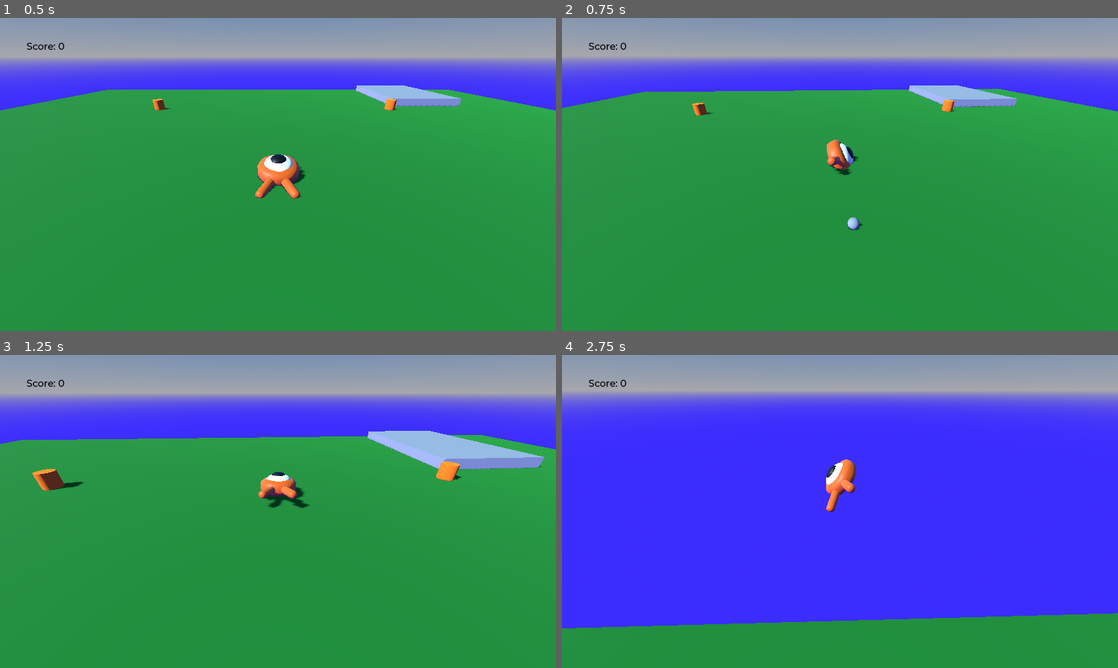
Above: before the commit, frames 1-4 (two rows, left to right).
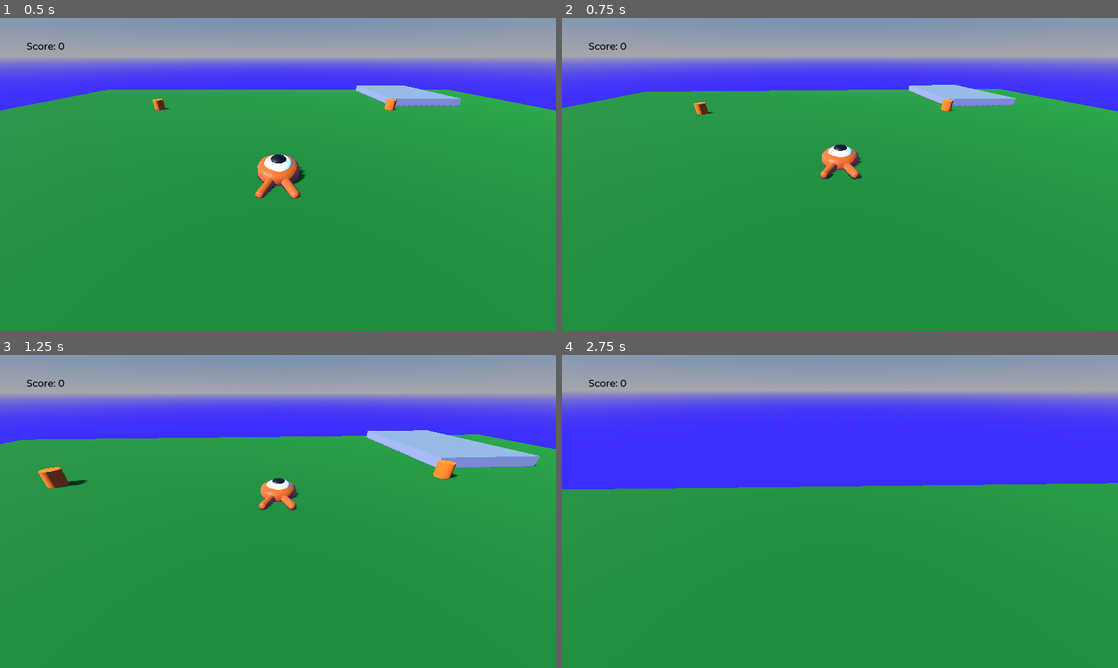
Above: after the commit, the same moments.

Repository: Soarex/Project-3DP
Game: Godot game, scene res://scenes/main.tscn
The game is run twice, just before and just after one commit, with the same random seed, the same clock (stepped at 60 frames per second) and the same inputs.
Inputs (mouse positions are in pixels of both pictures, inside the frame that each line leads up to):
- Up to frame 1 (0.5 s): no input
- Up to frame 2 (0.75 s): tap Enter (ui_accept) at 0.5 s; move the mouse to (867, 174) at 0.52 s; hold Up (move_forward) from 0.53 s (still down); hold Shift (sprint) from 0.53 s (still down); tap E (attack) at 0.6 s
- Up to frame 3 (1.25 s): keep holding Up (move_forward); keep holding Shift (sprint); tap Space (jump) at 0.77, 1.07 s
- Up to frame 4 (2.75 s): keep holding Up (move_forward); move the mouse to (812, 511) at 1.27 s; release Shift (sprint) at 1.28 s; tap Shift (sprint) at 1.35 s; tap Space (jump) at 1.52, 1.55, 1.82, 2.1 s; move the mouse to (851, 505) at 2.02 s; tap E (attack) at 2.3 s

Frame 1 is identical in both runs. In frame 2, 0.9% of the frame differs, in the area x 3-100%, y 21-68%; in frame 3, 1.4%; in frame 4, 43%, in the area x 0-100%, y 33-88%.

Commit message:
Split character inputs from movement logic

Diff:
--- a/scenes/player.tscn
+++ b/scenes/player.tscn
@@ -9,6 +9,7 @@
 [ext_resource type="Script" path="res://scripts/player/fall_state.gd" id="6_x7imq"]
 [ext_resource type="Script" path="res://scripts/player/jump_state.gd" id="7_3u15a"]
 [ext_resource type="Script" path="res://scripts/player/attack_state.gd" id="9_iyvyw"]
+[ext_resource type="Script" path="res://scripts/player/player_character_input.gd" id="10_mf0wt"]
 
 [sub_resource type="ParticleProcessMaterial" id="ParticleProcessMaterial_mmxqr"]
 emission_shape = 6
@@ -64,6 +65,49 @@
 "values": [Vector3(0, 0, 0)]
 }
 
+[sub_resource type="Animation" id="Animation_jjy1s"]
+resource_name = "attack"
+length = 0.6
+loop_mode = 1
+tracks/0/type = "value"
+tracks/0/imported = false
+tracks/0/enabled = true
+tracks/0/path = NodePath("Pivot/Character:position")
+tracks/0/interp = 1
+tracks/0/loop_wrap = true
+tracks/0/keys = {
+"times": PackedFloat32Array(0, 0.3, 0.599302),
+"transitions": PackedFloat32Array(3.36358, 1, 0.129408),
+"update": 0,
+"values": [Vector3(0, 0, 0), Vector3(0, 0.5, 0), Vector3(0, 0, 0)]
+}
+tracks/1/type = "value"
+tracks/1/imported = false
+tracks/1/enabled = true
+tracks/1/path = NodePath("Pivot/Character:rotation")
+tracks/1/interp = 1
+tracks/1/loop_wrap = true
+tracks/1/keys = {
+"times": PackedFloat32Array(0, 0.1, 0.2, 0.3, 0.402834, 0.5, 0.6),
+"transitions": PackedFloat32Array(0.241484, 1, 1, 1, 1, 1, 1),
+"update": 0,
+"values": [Vector3(0, 0, 0), Vector3(0, 0, 6.28319), Vector3(0, 0, 0), Vector3(0, 0, 6.28319), Vector3(0, 0, 0), Vector3(0, 0, 6.28319), Vector3(0, 0, 0)]
+}
+tracks/2/type = "method"
+tracks/2/imported = false
+tracks/2/enabled = true
+tracks/2/path = NodePath("StateMachine/Attack")
+tracks/2/interp = 1
+tracks/2/loop_wrap = true
+tracks/2/keys = {
+"times": PackedFloat32Array(0.6),
+"transitions": PackedFloat32Array(1),
+"values": [{
+"args": [],
+"method": &"_on_attack_end"
+}]
+}
+
 [sub_resource type="Animation" id="Animation_y1jg1"]
 resource_name = "float"
 length = 1.2
@@ -93,49 +137,6 @@
 "values": [Vector3(0, 0, 0), Vector3(0.139626, 0, 0), Vector3(-0.15708, 0, 0)]
 }
 
-[sub_resource type="Animation" id="Animation_jjy1s"]
-resource_name = "attack"
-length = 0.6
-loop_mode = 1
-tracks/0/type = "value"
-tracks/0/imported = false
-tracks/0/enabled = true
-tracks/0/path = NodePath("Pivot/Character:position")
-tracks/0/interp = 1
-tracks/0/loop_wrap = true
-tracks/0/keys = {
-"times": PackedFloat32Array(0, 0.3, 0.599302),
-"transitions": PackedFloat32Array(3.36358, 1, 0.129408),
-"update": 0,
-"values": [Vector3(0, 0, 0), Vector3(0, 0.5, 0), Vector3(0, 0, 0)]
-}
-tracks/1/type = "value"
-tracks/1/imported = false
-tracks/1/enabled = true
-tracks/1/path = NodePath("Pivot/Character:rotation")
-tracks/1/interp = 1
-tracks/1/loop_wrap = true
-tracks/1/keys = {
-"times": PackedFloat32Array(0, 0.1, 0.2, 0.3, 0.402834, 0.5, 0.6),
-"transitions": PackedFloat32Array(0.241484, 1, 1, 1, 1, 1, 1),
-"update": 0,
-"values": [Vector3(0, 0, 0), Vector3(0, 0, 6.28319), Vector3(0, 0, 0), Vector3(0, 0, 6.28319), Vector3(0, 0, 0), Vector3(0, 0, 6.28319), Vector3(0, 0, 0)]
-}
-tracks/2/type = "method"
-tracks/2/imported = false
-tracks/2/enabled = true
-tracks/2/path = NodePath("StateMachine/Attack")
-tracks/2/interp = 1
-tracks/2/loop_wrap = true
-tracks/2/keys = {
-"times": PackedFloat32Array(0.6),
-"transitions": PackedFloat32Array(1),
-"values": [{
-"args": [],
-"method": &"_on_attack_end"
-}]
-}
-
 [sub_resource type="AnimationLibrary" id="AnimationLibrary_sd4ns"]
 _data = {
 "RESET": SubResource("Animation_7n2pg"),
@@ -207,4 +208,7 @@
 [node name="Attack" type="Node" parent="StateMachine"]
 script = ExtResource("9_iyvyw")
 
+[node name="PlayerCharacterInput" type="Node" parent="."]
+script = ExtResource("10_mf0wt")
+
 [connection signal="body_entered" from="MobDetector" to="." method="_on_mob_detector_body_entered"]
--- a/scripts/player/attack_state.gd
+++ b/scripts/player/attack_state.gd
@@ -1,6 +1,7 @@
 extends PlayerState
 
 func enter(msg = {}) -> void:
+	player.input.attack_requested = false
 	player.animation_player.speed_scale = 1
 	player.animation_player.play("attack")
 
--- /dev/null
+++ b/scripts/player/character_input.gd
@@ -0,0 +1,8 @@
+class_name CharacterInput
+extends Node
+
+var direction := Vector3.ZERO
+var input_magnitude := 0.0
+var jump_requested := false
+var attack_requested := false
+var sprinting := false
--- a/scripts/player/fall_state.gd
+++ b/scripts/player/fall_state.gd
@@ -1,7 +1,23 @@
 extends PlayerState
+
+func check_transitions() -> bool:
+	if player.is_on_floor():
+		state_machine.transition_to("Idle")
+		return true
+
+	if player.input.attack_requested:
+		state_machine.transition_to("Attack")
+		return true
+
+	return false
+
 
 func enter(msg = {}) -> void:
 	player.animation_player.stop()
+
+
+func exit() -> void:
+	player.input.jump_requested = false
 
 
 func update(delta: float) -> void:
@@ -9,12 +25,7 @@
 
 
 func physics_update(delta: float) -> void:
-	if player.is_on_floor():
-		state_machine.transition_to("Idle")
-		return
-
-	if Input.is_action_just_pressed("attack"):
-		state_machine.transition_to("Attack")
+	if check_transitions():
 		return
 
 	player.target_velocity.y = player.target_velocity.y - (player.fall_acceleration * delta)
@@ -24,9 +35,11 @@
 	if direction == Vector3.ZERO:
 		return
 
-	if Input.is_action_pressed("sprint"):
-		player.target_velocity.x = direction.x * player.sprint_speed
-		player.target_velocity.z = direction.z * player.sprint_speed
+	var speed := 0.0
+	if player.input.sprinting:
+		speed = player.sprint_speed
 	else:
-		player.target_velocity.x = direction.x * player.speed
-		player.target_velocity.z = direction.z * player.speed
+		speed = player.speed
+
+	player.target_velocity.x = direction.x * player.input.input_magnitude * speed
+	player.target_velocity.z = direction.z * player.input.input_magnitude * speed
--- a/scripts/player/idle_state.gd
+++ b/scripts/player/idle_state.gd
@@ -1,4 +1,24 @@
 extends PlayerState
+
+func check_transitions() -> bool:
+	if player.input.jump_requested:
+		state_machine.transition_to("Jump")
+		return true
+
+	if player.input.attack_requested:
+		state_machine.transition_to("Attack")
+		return true
+
+	if not player.is_on_floor():
+		state_machine.transition_to("Fall")
+		return true
+
+	if player.input.direction != Vector3.ZERO:
+		state_machine.transition_to("Run")
+		return true
+
+	return false
+
 
 func enter(msg := {}) -> void:
 	player.animation_player.speed_scale = 1
@@ -6,22 +26,7 @@
 
 
 func update(delta: float) -> void:
-	var direction = player.get_move_direction()
-
-	if Input.is_action_just_pressed("jump"):
-		state_machine.transition_to("Jump")
-		return
-
-	if Input.is_action_just_pressed("attack"):
-		state_machine.transition_to("Attack")
-		return
-
-	if not player.is_on_floor():
-		state_machine.transition_to("Fall")
-		return
-
-	if direction != Vector3.ZERO:
-		state_machine.transition_to("Run")
+	if check_transitions():
 		return
 
 	player.target_velocity = Vector3.ZERO
--- a/scripts/player/player.gd
+++ b/scripts/player/player.gd
@@ -9,25 +9,24 @@
 @export var jump_impulse := 20
 @export var bounce_impulse := 16
 @export var camera_follow_speed := 8
+@export var attack_duration := 1
 
 var target_velocity := Vector3.ZERO
 
+@onready var input: CharacterInput = $PlayerCharacterInput
 @onready var spring_arm: SpringArm3D = $SpringArm3D
 @onready var pivot: Node3D = $Pivot
 @onready var particle_system: GPUParticles3D = $Pivot/ParticleSystem
 @onready var animation_player: AnimationPlayer = $AnimationPlayer
 
 func get_move_direction() -> Vector3:
-	var direction = Vector3.ZERO
-	direction.x = Input.get_action_strength("move_right") - Input.get_action_strength("move_left")
-	direction.z = Input.get_action_strength("move_back") - Input.get_action_strength("move_forward")
+	var rotated_direction = input.direction
+	rotated_direction = rotated_direction.rotated(Vector3.UP, spring_arm.rotation.y).normalized()
 
-	direction = direction.rotated(Vector3.UP, spring_arm.rotation.y).normalized()
+	if rotated_direction != Vector3.ZERO:
+		rotated_direction = rotated_direction.normalized()
 
-	if direction != Vector3.ZERO:
-		direction = direction.normalized()
-
-	return direction
+	return rotated_direction
 
 
 func handle_rotation(delta: float) -> void:
@@ -39,6 +38,14 @@
 
 
 func _physics_process(delta: float) -> void:
+	velocity = target_velocity
+	move_and_slide()
+
+	handle_rotation(delta)
+	spring_arm.position = lerp(spring_arm.position, position, delta * camera_follow_speed)
+
+
+func check_collisions() -> void:
 	for index in range(get_slide_collision_count()):
 		var collision = get_slide_collision(index)
 
@@ -52,19 +59,11 @@
 				mob.squash()
 				target_velocity.y = bounce_impulse
 
-	velocity = target_velocity
-	move_and_slide()
 
-	handle_rotation(delta)
-
-
-
-func _process(delta: float) -> void:
-	spring_arm.position = lerp(spring_arm.position, position, delta * camera_follow_speed)
-
-func die():
+func die() -> void:
 	hit.emit()
 	queue_free()
 
-func _on_mob_detector_body_entered(body):
+
+func _on_mob_detector_body_entered(body) -> void:
 	die()
--- /dev/null
+++ b/scripts/player/player_character_input.gd
@@ -0,0 +1,16 @@
+class_name PlayerCharacterInput
+extends CharacterInput
+
+func _process(delta: float) -> void:
+	jump_requested = jump_requested || Input.is_action_just_pressed("jump")
+	attack_requested = attack_requested || Input.is_action_just_pressed("attack")
+	sprinting = Input.is_action_pressed("sprint")
+
+	direction = Vector3.ZERO
+	direction.x = Input.get_action_strength("move_right") - Input.get_action_strength("move_left")
+	direction.z = Input.get_action_strength("move_back") - Input.get_action_strength("move_forward")
+
+	input_magnitude = clampf(direction.length(), 0, 1)
+
+	if direction != Vector3.ZERO:
+		direction = direction.normalized()
--- a/scripts/player/run_state.gd
+++ b/scripts/player/run_state.gd
@@ -1,4 +1,24 @@
 extends PlayerState
+
+func check_transitions() -> bool:
+	if player.input.jump_requested:
+		state_machine.transition_to("Jump")
+		return true
+
+	if player.input.attack_requested:
+		state_machine.transition_to("Attack")
+		return true
+
+	if not player.is_on_floor():
+		state_machine.transition_to("Fall")
+		return true
+
+	if player.input.direction == Vector3.ZERO:
+		state_machine.transition_to("Idle")
+		return true
+
+	return false
+
 
 func enter(msg = {}) -> void:
 	player.animation_player.play("float")
@@ -9,40 +29,20 @@
 	player.particle_system.emitting = false
 
 
-func update(delta: float) -> void:
-	pass
-
-
 func physics_update(delta: float) -> void:
-	if Input.is_action_just_pressed("jump"):
-		state_machine.transition_to("Jump")
-		return
-
-	if Input.is_action_just_pressed("attack"):
-		state_machine.transition_to("Attack")
-		return
-
-	if not player.is_on_floor():
-		state_machine.transition_to("Fall")
+	if check_transitions():
 		return
 
 	var direction = player.get_move_direction()
 
-	if direction == Vector3.ZERO:
-		state_machine.transition_to("Idle")
-		return
+	var speed := 0.0
+	if player.input.sprinting:
+		speed = player.sprint_speed
+	else:
+		speed = player.speed
 
+	player.target_velocity.x = direction.x * player.input.input_magnitude * speed
+	player.target_velocity.y = 0
+	player.target_velocity.z = direction.z * player.input.input_magnitude * speed
 
-	if Input.is_action_pressed("sprint"):
-		player.target_velocity.x = direction.x * player.sprint_speed
-		player.target_velocity.z = direction.z * player.sprint_speed
-		player.animation_player.speed_scale = 6
-	else:
-		player.target_velocity.x = direction.x * player.speed
-		player.target_velocity.z = direction.z * player.speed
-		player.animation_player.speed_scale = 4
-
-	player.target_velocity.y = 0
-
-	#player.velocity = player.target_velocity
-	#player.move_and_slide()
+	player.animation_player.speed_scale = maxf(player.target_velocity.length() * 0.25, 1)
--- a/scripts/player/spring_arm.gd
+++ b/scripts/player/spring_arm.gd
@@ -7,7 +7,7 @@
 	top_level = true
 	Input.mouse_mode = Input.MOUSE_MODE_CAPTURED
 
-func _process(delta: float) -> void:
+func _physics_process(delta: float) -> void:
 	rotation_degrees.x -= (Input.get_action_strength("camera_down") - Input.get_action_strength("camera_up")) * controller_sensitivity
 	rotation_degrees.x = clamp(rotation_degrees.x, -60, -5)
 
--- a/scripts/state_machine/state.gd
+++ b/scripts/state_machine/state.gd
@@ -3,17 +3,22 @@
 
 var state_machine = null
 
+
 func handle_input(event: InputEvent) -> void:
 	pass
+
 
 func update(delta: float) -> void:
 	pass
 
+
 func physics_update(delta: float) -> void:
 	pass
+
 
 func enter(msg := {}) -> void:
 	pass
 
+
 func exit() -> void:
 	pass
--- a/scripts/state_machine/state_machine.gd
+++ b/scripts/state_machine/state_machine.gd
@@ -15,14 +15,18 @@
 
 	state.enter()
 
+
 func _unhandled_input(event: InputEvent) -> void:
 	state.handle_input(event)
+
 
 func _process(delta: float) -> void:
 	state.update(delta)
 
+
 func _physics_process(delta: float) -> void:
 	state.physics_update(delta)
+
 
 func transition_to(target_state_name: String, msg := {}) -> void:
 	if not has_node(target_state_name):
Not shown: 1 places in scenes/player.tscn that only renumber resources
